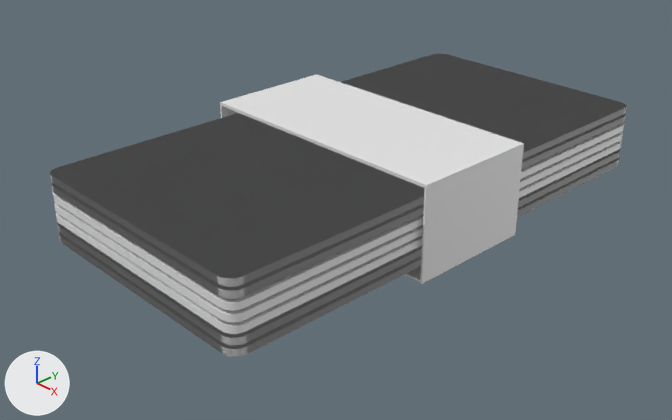
The Blender file Blender/study/homework_03.blend as it was, and as the next commit left it.
Both versions are drawn from a 50 mm camera at (8.93, -9.02, 5.49) aimed at (-0.09, -0.46, -0.6). Arrows for +X, +Y and +Z are at lower left; the lights stay in place.

Objects in the first picture: 'Cash.001', 'Cash.002', 'Cash.003', 'Cash.Center', 'Cube.001'.
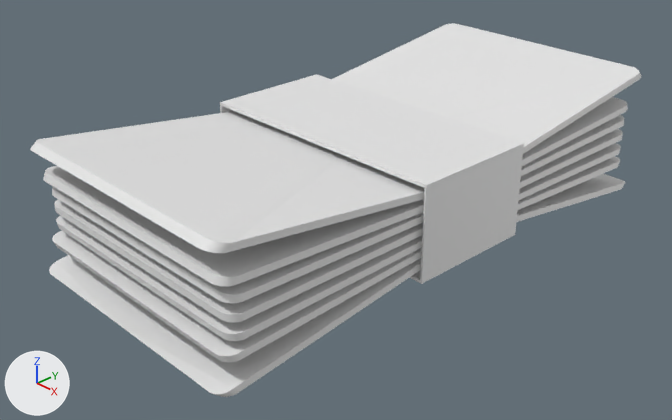
Location of each change, (x1, y1, x2, y2) in pixels of the pictures (672 x 420 px):
'Cash.003', moved, modifiers changed: before (50, 54, 627, 357); after (30, 23, 641, 397)
'Cash.002', moved, modifiers changed: before (51, 114, 625, 345); after (43, 97, 628, 362)
'Cash.001', moved, modifiers changed: before (53, 123, 624, 334); after (52, 115, 624, 341)

Diff of the bpy script that builds the scene:
```diff
--- a/Blender/study/homework_03.blend.py
+++ b/Blender/study/homework_03.blend.py
@@ cu_nurbspath_001 @@
+cu_nurbspath_001 = bpy.data.curves.new('NurbsPath.001', 'CURVE')
+cu_nurbspath_001.dimensions = '3D'
+_sp = cu_nurbspath_001.splines.new('NURBS'); _sp.points.add(4)
+_sp.points.foreach_set('co', [-2.0, 0.0, 0.8, 1.0, -1.0, 0.0, 0.194, 1.0, 0.0, 0.0, 0.0, 1.0, 1.0, 0.0, 0.235, 1.0, 2.0, 0.0, 0.8, 1.0])
+_sp.order_u = 5
+_sp.order_v = 0
+_sp.use_endpoint_u = True
+cu_nurbspath_001.use_path = True
+cu_nurbspath_001.fill_mode = 'FULL'
@@ cu_nurbspath_002 @@
+cu_nurbspath_002 = bpy.data.curves.new('NurbsPath.002', 'CURVE')
+cu_nurbspath_002.dimensions = '3D'
+_sp = cu_nurbspath_002.splines.new('NURBS'); _sp.points.add(4)
+_sp.points.foreach_set('co', [-2.0, 0.0, 0.3, 1.0, -1.0, 0.0, 0.1, 1.0, 0.0, 0.0, 0.0, 1.0, 1.0, 0.0, 0.1, 1.0, 2.0, 0.0, 0.3, 1.0])
+_sp.order_u = 5
+_sp.order_v = 0
+_sp.use_endpoint_u = True
+cu_nurbspath_002.use_path = True
+cu_nurbspath_002.fill_mode = 'FULL'
@@ ob_cash_001 @@
 ob_cash_001 = bpy.data.objects.new('Cash.001', me_cube_004)
-ob_cash_001.location = (0.0, 0.0, 0.14)
+ob_cash_001.location = (0.0, 4.0, 0.14)
 ob_cash_001.scale = (1.0, 1.0, 0.5)
+_m = ob_cash_001.modifiers.new('Curve', 'CURVE')
+_m.object = ob_path_001
 _m = ob_cash_001.modifiers.new('Mirror', 'MIRROR')
@@ ob_cash_002 @@
 ob_cash_002 = bpy.data.objects.new('Cash.002', me_cube_005)
-ob_cash_002.location = (0.0, 0.0, 0.29)
+ob_cash_002.location = (0.0, 4.0, 0.19)
 ob_cash_002.scale = (1.0, 1.0, 0.5)
+_m = ob_cash_002.modifiers.new('Curve', 'CURVE')
+_m.object = ob_path_002
 _m = ob_cash_002.modifiers.new('Mirror', 'MIRROR')
-_m.use_axis = (True, False, True)
+_m.use_axis = (False, False, True)
 _m.mirror_object = ob_cash_center
@@ ob_cash_003 @@
 ob_cash_003 = bpy.data.objects.new('Cash.003', me_cube_006)
-ob_cash_003.location = (0.0, 0.0, 0.44)
+ob_cash_003.location = (0.0, 4.29, 0.17)
 ob_cash_003.scale = (1.0, 1.0, 0.5)
+_m = ob_cash_003.modifiers.new('Curve', 'CURVE')
+_m.object = ob_path_003
 _m = ob_cash_003.modifiers.new('Mirror', 'MIRROR')
-_m.use_axis = (True, False, True)
+_m.use_axis = (False, False, True)
 _m.mirror_object = ob_cash_center
@@ ob_path_003 @@
+ob_path_003 = bpy.data.objects.new('Path.003', cu_nurbspath_001)
+ob_path_003.location = (0.0, 0.0, 0.591)
+ob_path_003.rotation_euler = (0.0, 0.0, 1.571)  # degrees (0, 0, 90)
+ob_path_003.scale = (2.0, 1.0, 1.0)
+ob_path_003.hide_set(True)
@@ ob_path_002 @@
+ob_path_002 = bpy.data.objects.new('Path.002', cu_nurbspath_002)
+ob_path_002.location = (0.0, 0.0, 0.4)
+ob_path_002.rotation_euler = (0.0, 0.0, 1.571)  # degrees (0, 0, 90)
+ob_path_002.scale = (2.0, 1.0, 1.0)
+ob_path_002.hide_set(True)
```
